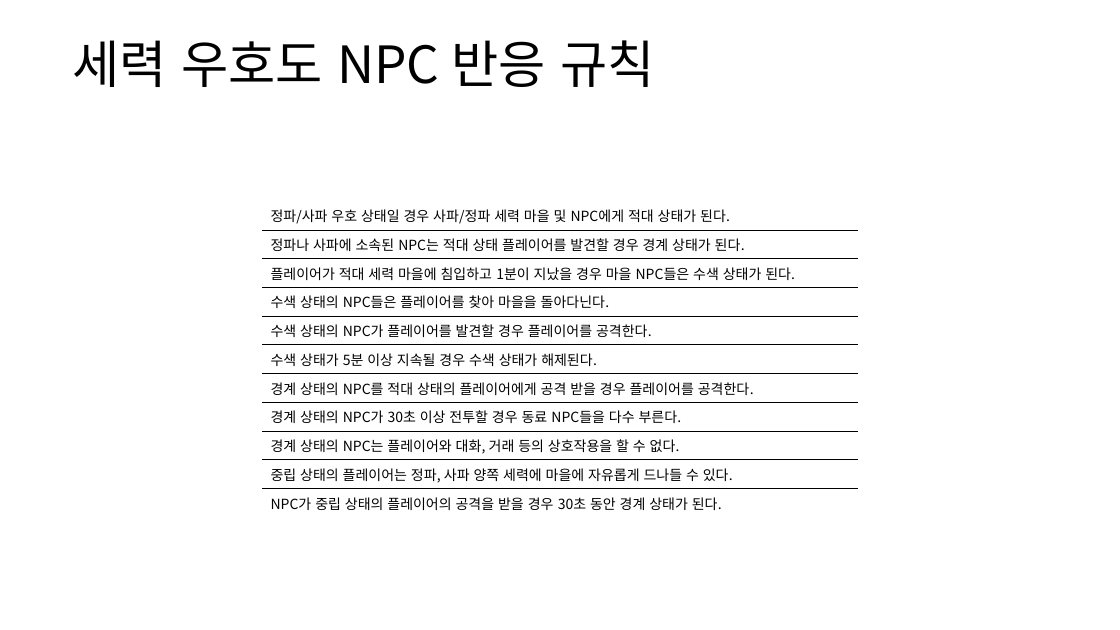
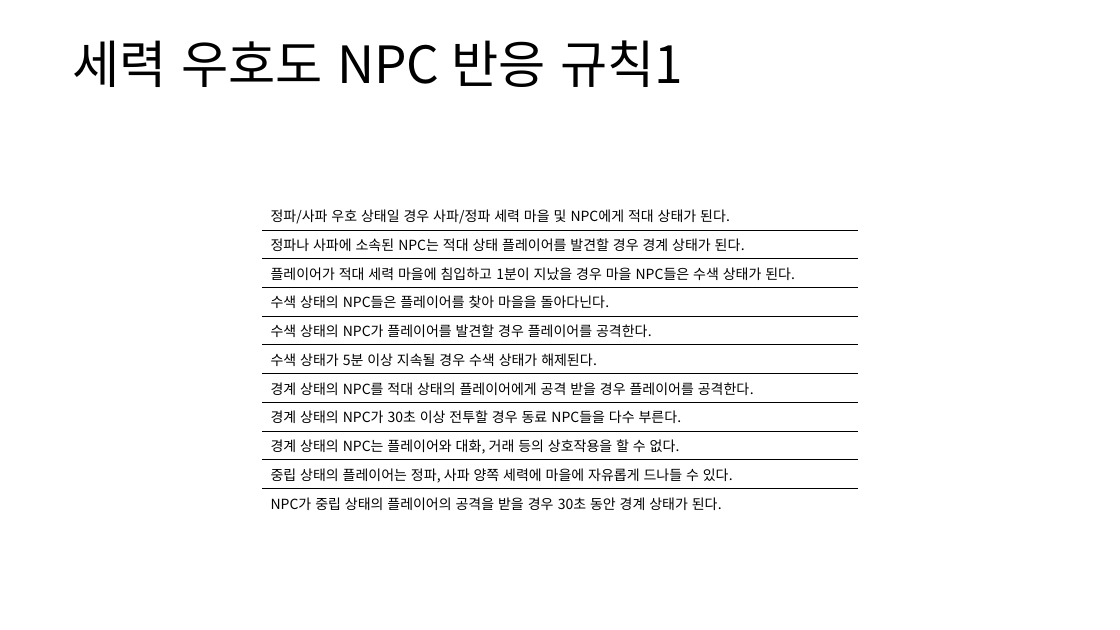
Before and after one commit to yjk0401/unityenginebasic_9th, a slide deck: slide 7 of 기획/방랑엽사전/세력 시스템 기획서.pptx. Drawn at 1120x630 pixels with LibreOffice and Linux fonts; fonts in the diff are those of the drawing. Boxes give left, top, right and bottom in pixels: in the first picture for what was removed or moved away, otherwise in the second. Text is boxed around its words. In the diff, an @@ line names an element or a change of style, - is before the commit and + after.

```diff
--- a/기획/방랑엽사전/세력 시스템 기획서.pptx
+++ b/기획/방랑엽사전/세력 시스템 기획서.pptx
@@ text at <box>72,40,683,87</box>: text changed @@
-세력 우호도 NPC 반응 규칙
+세력 우호도 NPC 반응 규칙1
```
Also in this commit, not shown: 5 other slides changed, 1 other file.
